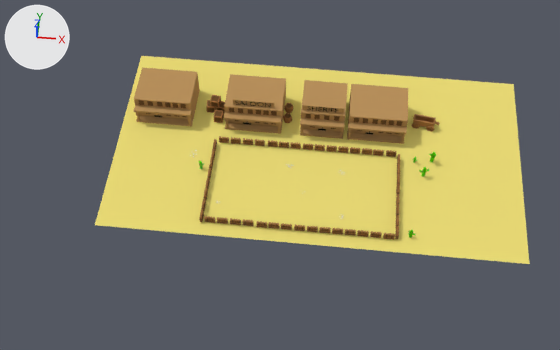
The Blender file Assets/Models/Gra_GlownaScena.blend: old version first, new version second.
One viewpoint serves both versions: a 50 mm camera at (6.4, -81.4, 110.9) aimed at (-1.3, -6.0, 0.1). Lighting does not change. The marker at upper left points along +X, +Y and +Z. Text is drawn in Blender's own font.

The scene before the commit, as lines of its bpy script (objects in view):
```python
ob_building = bpy.data.objects.new('Building', me_cube_041)
ob_building.parent = ob_buildings
ob_building.location = (12.42, 5.479, 2.245)
ob_cube_068 = bpy.data.objects.new('Cube.068', me_cube_062)
ob_cube_068.parent = ob_plotki
ob_cube_068.location = (-11.94, -16.54, 0.0)
ob_cube_069 = bpy.data.objects.new('Cube.069', me_cube_061)
ob_cube_069.parent = ob_plotki
ob_cube_069.location = (-9.871, -16.54, 0.0)
ob_cube_070 = bpy.data.objects.new('Cube.070', me_cube_060)
ob_cube_070.parent = ob_plotki
ob_cube_070.location = (-5.604, -16.54, 0.0)
ob_cube_071 = bpy.data.objects.new('Cube.071', me_cube_059)
ob_cube_071.parent = ob_plotki
ob_cube_071.location = (-7.676, -16.54, 0.0)
ob_cube_074 = bpy.data.objects.new('Cube.074', me_cube_056)
ob_cube_074.parent = ob_plotki
ob_cube_074.location = (17.59, -16.7, 0.0)
ob_cube_075 = bpy.data.objects.new('Cube.075', me_cube_055)
ob_cube_075.parent = ob_plotki
ob_cube_075.location = (15.44, -16.65, 0.0)
ob_ground = bpy.data.objects.new('Ground', me_plane)
ob_ground.location = (4.7, 0.0, 0.0)
ob_master = bpy.data.objects.new('Master', me_cube_003)
ob_master.parent = ob_plotki
ob_master.location = (-3.279, 0.0, 0.0)
ob_master_001 = bpy.data.objects.new('Master.001', me_cube_067)
ob_master_001.parent = ob_plotki
ob_master_001.location = (-3.279, -16.62, 0.0)
# also in view: 'Building1' at (-23.3, 7.3, 2.5); 'SaloonBuilding' at (-7.2, 7.3, 3.1); 'SheriffsHouse' at (5.2, 7.3, 3.1)
```
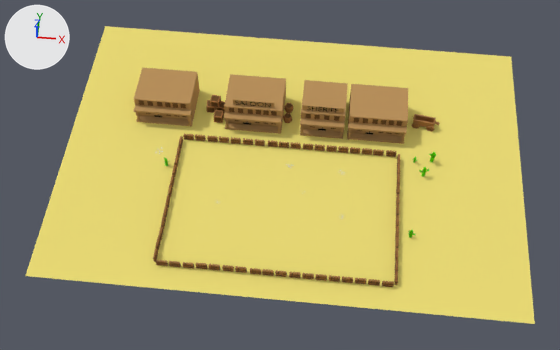
Edits to the bpy script that builds the scene:
```text
Change me_plane:
    where me_plane.from_pydata(...)  # 4 vertices, 1 face; spans x -35.5..35.5, y -19.1..19.1, z 0.0
    me_plane part 1
    me_plane.vertices[0].co: (-35.5, -19.1, 0.0) -> (-44.2, -29.4, 0.0)  # pixel (94, 225) -> pixel (25, 276)
    me_plane.vertices[1].co: (35.5, -19.1, 0.0) -> (35.5, -29.4, 0.0)  # pixel (529, 264) -> pixel (534, 323)
    me_plane.vertices[2].co: (-35.5, 19.1, 0.0) -> (-44.2, 26.1, 0.0)  # pixel (141, 55) -> pixel (105, 26)
    me_plane.vertices[3].co: (35.5, 19.1, 0.0) -> (35.5, 26.1, 0.0)  # pixel (513, 84) -> pixel (511, 56)
Change ob_cube_071:
    ob_cube_071.location: (-7.676, -16.54, 0.0) -> (-7.676, -25.19, 0.0)
Change ob_cube_075:
    ob_cube_075.location: (15.44, -16.65, 0.0) -> (15.44, -25.29, 0.0)
Change ob_cube_074:
    ob_cube_074.location: (17.59, -16.7, 0.0) -> (17.59, -25.34, 0.0)
Change ob_cube_070:
    ob_cube_070.location: (-5.604, -16.54, 0.0) -> (-5.604, -25.19, 0.0)
Change ob_cube_069:
    ob_cube_069.location: (-9.871, -16.54, 0.0) -> (-9.871, -25.19, 0.0)
Change ob_cube_068:
    ob_cube_068.location: (-11.94, -16.54, 0.0) -> (-11.94, -25.19, 0.0)
Change ob_master_001:
    ob_master_001.location: (-3.279, -16.62, 0.0) -> (-3.279, -25.27, 0.0)
Change ob_cube_033:
    ob_cube_033.location: (-1.293, -16.62, 0.0) -> (-1.293, -25.27, 0.0)
Change ob_cube_032:
    ob_cube_032.location: (0.78, -16.62, 0.0) -> (0.78, -25.27, 0.0)
Change ob_cube_031:
    ob_cube_031.location: (5.047, -16.62, 0.0) -> (5.047, -25.27, 0.0)
Change ob_cube_030:
    ob_cube_030.location: (2.974, -16.62, 0.0) -> (2.974, -25.27, 0.0)
Change ob_cube_029:
    ob_cube_029.location: (7.13, -16.62, 0.0) -> (7.13, -25.27, 0.0)
Change ob_cube_028:
    ob_cube_028.location: (9.202, -16.62, 0.0) -> (9.202, -25.27, 0.0)
Change ob_cube_027:
    ob_cube_027.location: (13.34, -16.62, 0.0) -> (13.34, -25.27, 0.0)
Change ob_cube_026:
    ob_cube_026.location: (11.27, -16.62, 0.0) -> (11.27, -25.27, 0.0)
Add ob_cube_000:
    ob_cube_000 = bpy.data.objects.new('Cube.000', me_cube_003.copy())  # the mesh of ob_master
    ob_cube_000.parent = ob_plotki
    ob_cube_000.location = (-18.29, 0.0, 0.0)
Add ob_cube_001:
    ob_cube_001 = bpy.data.objects.new('Cube.001', me_cube_003.copy())  # the mesh of ob_master
    ob_cube_001.parent = ob_plotki
    ob_cube_001.location = (-16.21, 0.0, 0.0)
Add ob_cube_034:
    ob_cube_034 = bpy.data.objects.new('Cube.034', me_cube_003.copy())  # the mesh of ob_master
    ob_cube_034.parent = ob_plotki
    ob_cube_034.location = (-14.02, 0.0, 0.0)
Add ob_cube_035:
    ob_cube_035 = bpy.data.objects.new('Cube.035', me_cube_003.copy())  # the mesh of ob_master
    ob_cube_035.parent = ob_plotki
    ob_cube_035.location = (-14.05, -25.28, -0.0534)
Add ob_cube_036:
    ob_cube_036 = bpy.data.objects.new('Cube.036', me_cube_003.copy())  # the mesh of ob_master
    ob_cube_036.parent = ob_plotki
    ob_cube_036.location = (-16.24, -25.28, -0.0534)
Add ob_cube_037:
    ob_cube_037 = bpy.data.objects.new('Cube.037', me_cube_003.copy())  # the mesh of ob_master
    ob_cube_037.parent = ob_plotki
    ob_cube_037.location = (-18.32, -25.28, -0.0534)
Add ob_cube_038:
    ob_cube_038 = bpy.data.objects.new('Cube.038', me_cube_003.copy())  # the mesh of ob_master
    ob_cube_038.parent = ob_plotki
    ob_cube_038.location = (-19.36, -17.85, 0.0)
    ob_cube_038.rotation_euler = (0.0, 0.0, 1.571)  # degrees (0, 0, 90)
Add ob_cube_039:
    ob_cube_039 = bpy.data.objects.new('Cube.039', me_cube_003.copy())  # the mesh of ob_master
    ob_cube_039.parent = ob_plotki
    ob_cube_039.location = (-19.36, -19.92, 0.0)
    ob_cube_039.rotation_euler = (0.0, 0.0, 1.571)  # degrees (0, 0, 90)
Add ob_cube_040:
    ob_cube_040 = bpy.data.objects.new('Cube.040', me_cube_003.copy())  # the mesh of ob_master
    ob_cube_040.parent = ob_plotki
    ob_cube_040.location = (-19.46, -23.91, 0.0)
    ob_cube_040.rotation_euler = (0.0, 0.0, 1.571)  # degrees (0, 0, 90)
Add ob_cube_041:
    ob_cube_041 = bpy.data.objects.new('Cube.041', me_cube_003.copy())  # the mesh of ob_master
    ob_cube_041.parent = ob_plotki
    ob_cube_041.location = (-19.46, -21.84, 0.0)
    ob_cube_041.rotation_euler = (0.0, 0.0, 1.571)  # degrees (0, 0, 90)
Add ob_cube_042:
    ob_cube_042 = bpy.data.objects.new('Cube.042', me_cube_003.copy())  # the mesh of ob_master
    ob_cube_042.parent = ob_plotki
    ob_cube_042.location = (19.01, -24.14, 0.0)
    ob_cube_042.rotation_euler = (0.0, 0.0, 1.571)  # degrees (0, 0, 90)
```

Boxes (x1, y1, x2, y2) around the edits, measured in the pictures (560 x 350 px):
'Ground', reshaped (17% wider, 43% taller): before (95, 56, 529, 264); after (26, 26, 535, 324)
'Cube.074', moved: before (383, 233, 395, 240); after (382, 281, 394, 287)
'Cube.075', moved: before (370, 231, 382, 238); after (368, 279, 380, 286)
'Cube.030', moved: before (294, 224, 305, 231); after (289, 272, 301, 278)
'Cube.027', moved: before (357, 230, 369, 237); after (355, 278, 367, 284)
'Cube.026', moved: before (345, 229, 356, 236); after (342, 276, 353, 283)
'Cube.071', moved: before (230, 218, 241, 225); after (222, 265, 234, 272)
'Cube.033', moved: before (268, 222, 279, 229); after (262, 269, 274, 276)
'Cube.032', moved: before (281, 223, 292, 230); after (275, 270, 287, 277)
'Cube.069', moved: before (217, 217, 228, 224); after (209, 264, 220, 270)
'Cube.031', moved: before (307, 226, 318, 232); after (302, 273, 314, 279)
'Cube.070', moved: before (242, 219, 253, 226); after (235, 266, 247, 273)
'Cube.028', moved: before (332, 228, 343, 235); after (329, 275, 340, 282)
'Cube.068', moved: before (204, 216, 215, 223); after (196, 262, 207, 269)
'Master.001', moved: before (256, 221, 267, 228); after (250, 268, 261, 275)
'Cube.029', moved: before (319, 227, 331, 233); after (315, 274, 327, 281)
'Cube.036', added: after (169, 261, 181, 267)
'Cube.037', added: after (156, 260, 168, 266)
'Cube.000', added: after (183, 133, 194, 140)
'Cube.035', added: after (183, 262, 194, 269)
'Cube.001', added: after (195, 134, 206, 141)
'Cube.034', added: after (207, 135, 218, 142)
'Cube.040', added: after (153, 249, 158, 261)
'Cube.039', added: after (158, 227, 164, 240)
'Cube.038', added: after (161, 216, 166, 229)
